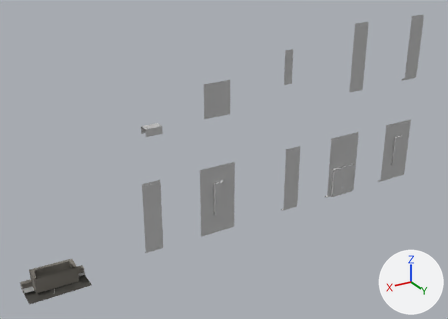
Before and after pictures for a commit that changed the glTF model data/models/buildings/fortress_light/fortress_light_a-pieces.glb.
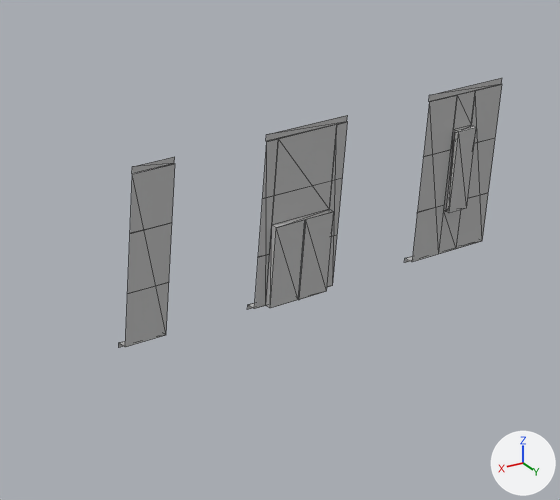
The first picture shows the older version from a 50 mm lens placed at (133.8, 116.4, 78.3), pointed at (63.1, -1.3, 19.4). The close-ups show the older and then the newer version on the part from 54% to 96% of the width and 29% to 82% of the height of that picture. Only the edits that show in the close-ups are written down. Arrows for +X, +Y and +Z are at lower right; the lights stay in place. The close-ups show mesh edges as thin lines. Where no turn or scale is listed for an object, it has been applied to the vertices. Vertices at exactly the same position are counted once.

The older version as bpy lines, for what is in view:
```python
ob_ground_door_lod0 = bpy.data.objects.new('ground-door-lod0', me_ground_door_lod0)
ob_ground_door_lod0.location = (20.0, 0.0, 0.0)
ob_ground_plain_lod0 = bpy.data.objects.new('ground-plain-lod0', me_ground_plain_lod0)
ob_ground_plain_lod0.location = (40.0, 0.0, 0.0)
ob_ground_window_lod0 = bpy.data.objects.new('ground-window-lod0', me_ground_window_lod0)
ob_ground_window_lod0.location = (0.0, 0.0, 0.0)
```
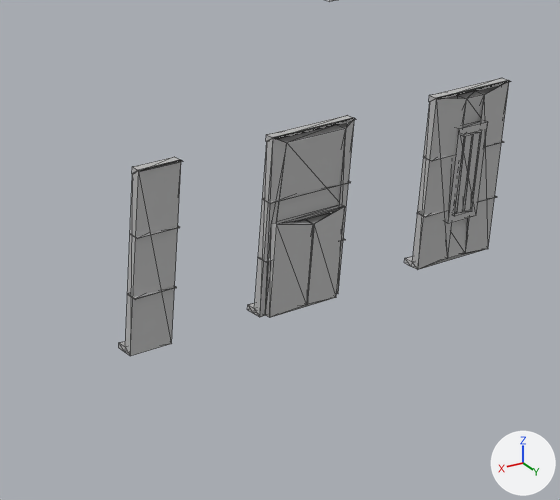
Boxes (x1, y1, x2, y2) around the edits, measured in the close-ups (560 x 500 px):
'ground-door-lod0', reshaped (7% wider)
    before: (247, 115, 348, 310)
    after: (247, 115, 355, 317)
'ground-window-lod0', reshaped (9% wider)
    before: (405, 78, 502, 263)
    after: (405, 78, 511, 270)
'ground-plain-lod0', reshaped (12% wider)
    before: (119, 157, 175, 348)
    after: (119, 157, 182, 356)
part 1 of me_ground_door_lod0, added
    after: (247, 115, 355, 317)
part 2 of me_ground_plain_lod0, added
    after: (119, 157, 182, 356)
part 3 of me_ground_window_lod0, added
    after: (405, 78, 511, 270)

The change, as a diff of the scene's bpy script:
```diff
--- a/data/models/buildings/fortress_light/fortress_light_a-pieces.glb.py
+++ b/data/models/buildings/fortress_light/fortress_light_a-pieces.glb.py
@@ me_ground_window_lod0 @@
 # used by ob_ground_window_lod0; location = (0.0, 0.0, 0.0)
-me_ground_window_lod0.from_pydata(...)  # 56 vertices, 44 faces; spans x 0.0..9.7, y -2.4..-0.8, z 0.0..18.0
+me_ground_window_lod0.from_pydata(...)  # 112 vertices, 216 faces; spans x 0.0..9.7, y -2.4..0.0, z 0.0..18.0
+# me_ground_window_lod0 part 3: 56 vertices added at x 0.0..9.7, y -1.6..0.0, z 0.0..18.0
 me_ground_window_lod0.materials.append(mat_structures_buildings_fortress_dark)
@@ me_ground_door_lod0 @@
 # used by ob_ground_door_lod0; location = (20.0, 0.0, 0.0)
-me_ground_door_lod0.from_pydata(...)  # 42 vertices, 34 faces; spans x 0.0..9.7, y -2.4..-0.8, z 0.0..18.0
+me_ground_door_lod0.from_pydata(...)  # 84 vertices, 168 faces; spans x 0.0..9.7, y -2.4..0.5, z 0.0..18.0
+# me_ground_door_lod0 part 1: 42 vertices added at x 0.0..9.7, y -1.6..0.5, z 0.0..18.0
 me_ground_door_lod0.materials.append(mat_structures_buildings_fortress_dark)
@@ me_ground_plain_lod0 @@
 # used by ob_ground_plain_lod0; location = (40.0, 0.0, 0.0)
-me_ground_plain_lod0.from_pydata(...)  # 20 vertices, 14 faces; spans x 0.0..4.6, y -2.4..-1.5, z 0.0..18.0
+me_ground_plain_lod0.from_pydata(...)  # 40 vertices, 68 faces; spans x 0.0..4.6, y -2.4..-0.3, z 0.0..18.0
+# me_ground_plain_lod0 part 2
+# 8 vertices are added at x 0.0..4.6, y -1.6..-0.6, z 0.0..18.0
+# 12 new vertices lie (0.0, 1.2, 0.0) away from vertices in x 0.0..4.6, y -2.4..-1.5, z 0.0..18.0
+# 20 new faces join them, mat_structures_buildings_fortress_dark (its picture is missing)
+# 34 new faces join them, mat_structures_buildings_fortress_wall (its picture is missing)
 me_ground_plain_lod0.materials.append(mat_structures_buildings_fortress_dark)
```
